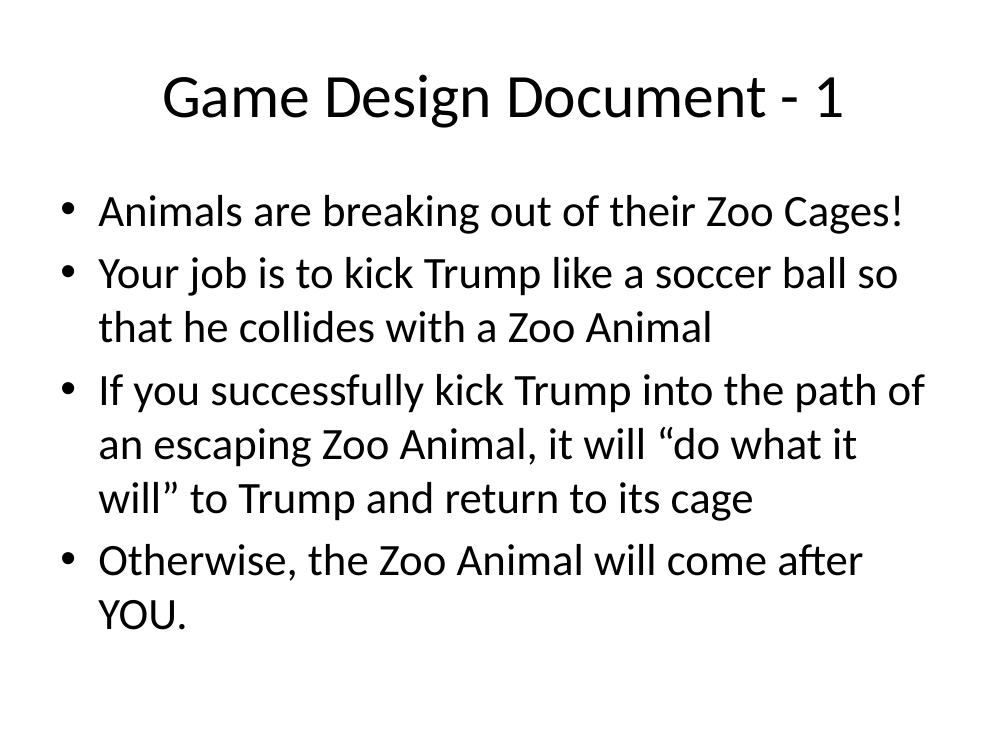
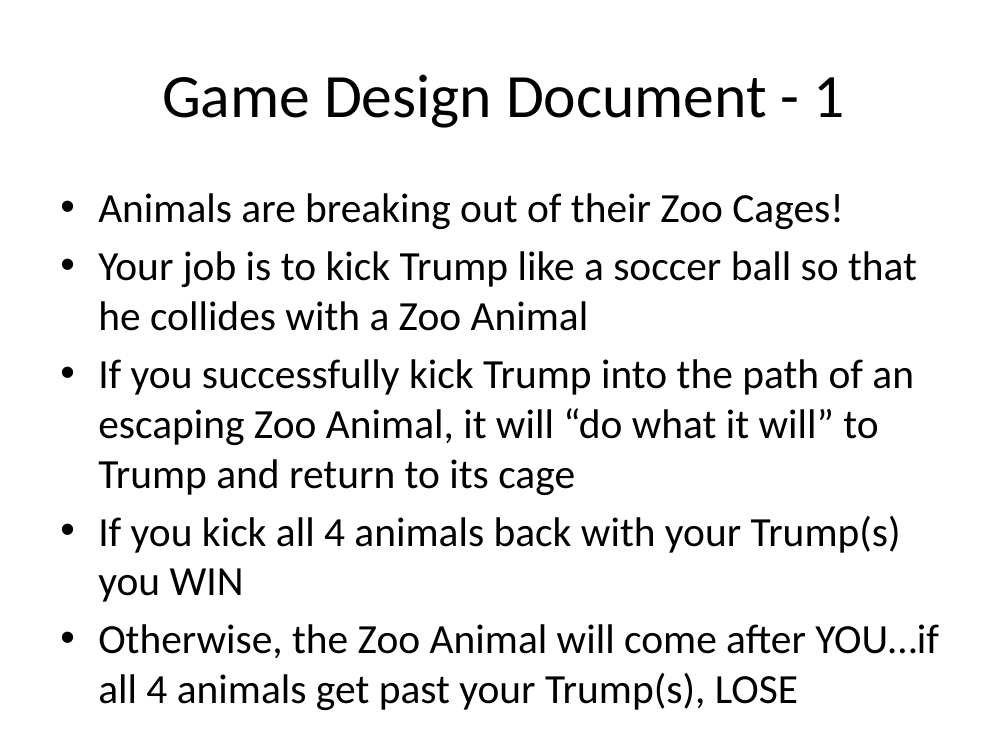
Before and after one commit to javisaurusrex/zookillsoccer, a slide deck: slide 2 of assets/game architecture/ZooKill Soccer Game Design Document.pptx (slide 3 before the commit). Drawn at 1008x756 pixels with LibreOffice and Linux fonts; fonts in the diff are those of the drawing. Boxes give left, top, right and bottom in pixels: in the first picture for what was removed or moved away, otherwise in the second. Text is boxed around its words. In the diff, an @@ line names an element or a change of style, - is before the commit and + after.

```diff
--- a/assets/game architecture/ZooKill Soccer Game Design Document.pptx
+++ b/assets/game architecture/ZooKill Soccer Game Design Document.pptx
@@ text at [98, 193, 917, 495]: size 32 to 29.6 pt in "Animals are breaking out of their Zoo ...", "Your job is to kick Trump like ...", "If you successfully kick Trump into the ..." @@
@@ text at [98, 516, 939, 710]: text changed; size 32 to 29.6 pt @@
-• Otherwise, the Zoo Animal will come after YOU.
+• If you kick all 4 animals back with your Trump(s) you WIN
+• Otherwise, the Zoo Animal will come after YOU…if all 4 animals get past your Trump(s), LOSE
```
Also in this commit, not shown: 4 other slides changed, 10 slides added, 3 slides removed, 17 other files.
